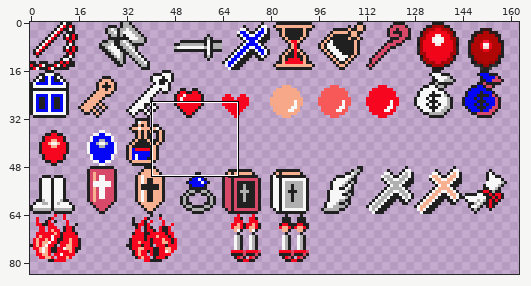
One commit to this sprite sheet: img/items.png. The first picture is a wide view before the edit; the outline marks the close-up.
Close-up. Earlier state:
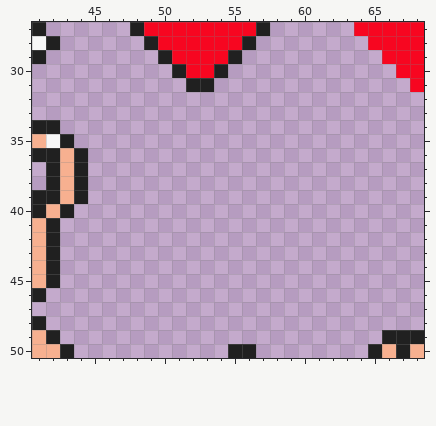
The file is 256x128 pixels. Colours within 5 levels of each other are drawn and written as one. Shown: x 41..68, y 27..50. The wide view leaves out empty margins.
After the commit:
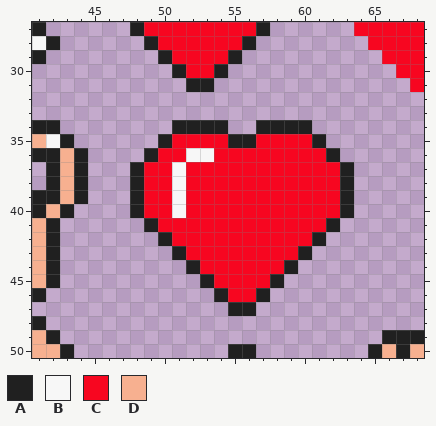
Palette (. is transparent): A #202020  B #f7f7f7  C #f70620  D #f7b090
From old to new:
@@ x 41..68 @@
 33 ............................
-34 AA..........................
-35 DBA.........................
-36 AADA........................
-37 .ADA........................
-38 .ADA........................
-39 AADA........................
-40 ADA.........................
-41 DA..........................
-42 DA..........................
-43 DA..........................
-44 DA..........................
-45 DA..........................
-46 A...........................
-47 ............................
+34 AA........AAAA..AAAA........
+35 DBA......ACCCCAACCCCA.......
+36 AADA....ACCBBCCCCCCCCA......
+37 .ADA...ACCBCCCCCCCCCCCA.....
+38 .ADA...ACCBCCCCCCCCCCCA.....
+39 AADA...ACCBCCCCCCCCCCCA.....
+40 ADA....ACCBCCCCCCCCCCCA.....
+41 DA......ACCCCCCCCCCCCA......
+42 DA.......ACCCCCCCCCCA.......
+43 DA........ACCCCCCCCA........
+44 DA.........ACCCCCCA.........
+45 DA..........ACCCCA..........
+46 A............ACCA...........
+47 ..............AA............
 48 A...........................
